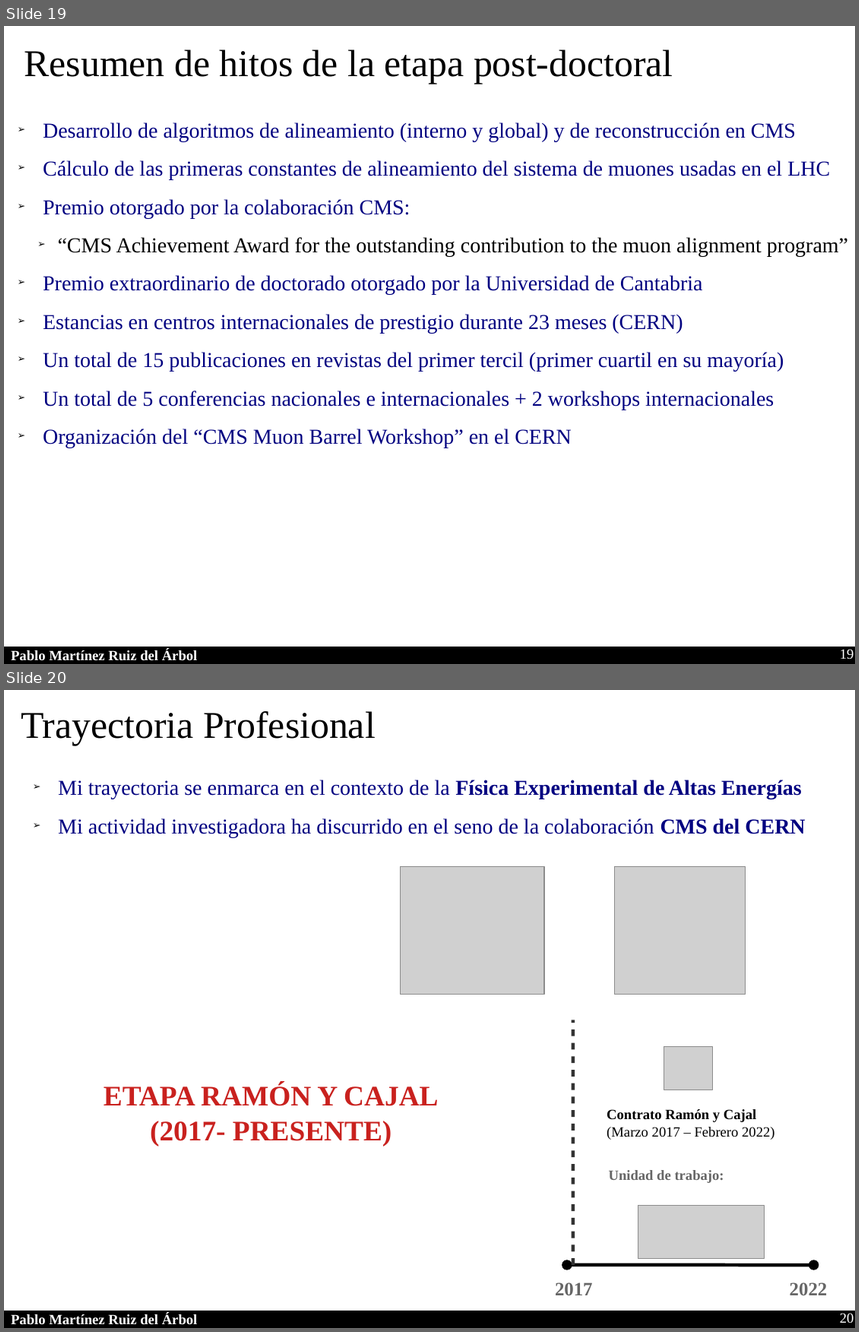
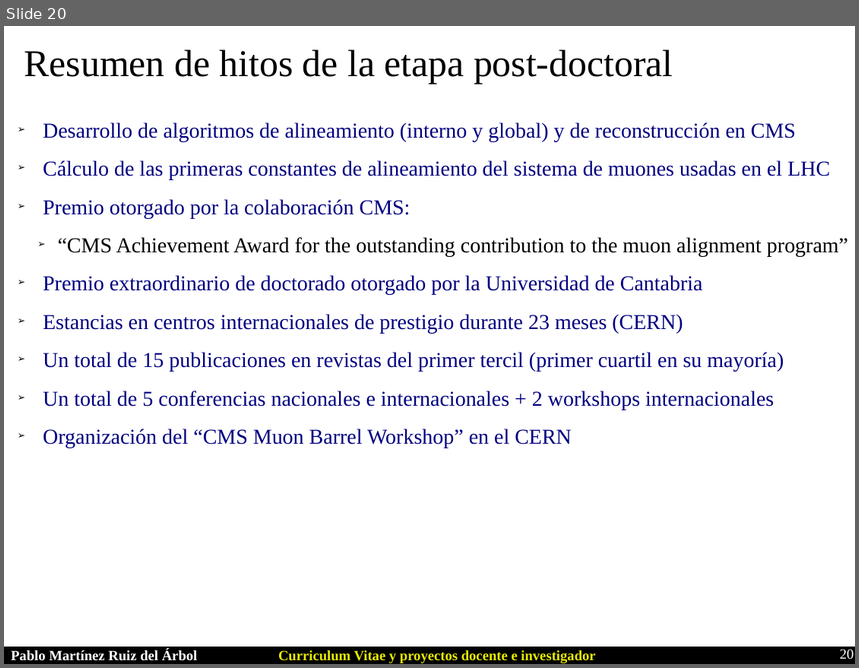
Before and after one commit to parbol/Plaza, a slide deck: Presentacion/Presentacion.odp. Shown one above the other, each under a label of ours: slides 19 and 20 before the commit, slide 20 after it. The pictures are 859x1332 and 859x668 pixels, drawn with LibreOffice and Linux fonts; fonts in the diff are those of the drawing; grey boxes stand for pictures. Boxes give left, top, right and bottom in pixels: in the first picture for what was removed or moved away, otherwise in the second. Text is boxed around its words. In the diff, an @@ line names an element or a change of style, - is before the commit and + after.

```diff
--- a/Presentacion/Presentacion.odp
+++ b/Presentacion/Presentacion.odp
@@ slide 20 removed at [4, 690, 855, 1328], background #FFFFFF; not listed: 2 template elements that a slide beside it also shows @@
@@ text removed at [21, 711, 376, 745] @@
-Trayectoria Profesional
@@ text removed at [58, 780, 805, 837] @@
-➢ Mi trayectoria se enmarca en el contexto de la Física Experimental de Altas Energías
-➢ Mi actividad investigadora ha discurrido en el seno de la colaboración CMS del CERN
@@ picture removed at [400, 867, 544, 995] @@
@@ picture removed at [615, 867, 747, 995] @@
@@ line removed from (573, 1265) to (573, 1021) @@
@@ picture removed at [664, 1046, 712, 1090] @@
@@ text removed at [104, 1084, 438, 1146] @@
-ETAPA RAMÓN Y CAJAL
-(2017- PRESENTE)
@@ text removed at [607, 1110, 775, 1140] @@
-Contrato Ramón y Cajal
-(Marzo 2017 – Febrero 2022)
@@ text removed at [609, 1170, 724, 1183] @@
-Unidad de trabajo:
@@ picture removed at [638, 1206, 764, 1258] @@
@@ double arrow removed from (566, 1265) to (813, 1265) @@
@@ text removed at [555, 1283, 593, 1296] @@
-2017
@@ text removed at [790, 1283, 828, 1296] @@
-2022
@@ page number removed at [840, 1313, 854, 1323] @@
-20
@@ what was slide 19 is now slide 20 @@
@@ slide 20 changed as well @@
@@ text added at [278, 651, 595, 664], 12 pt, text #E6E905, bold @@
+Curriculum Vitae y proyectos docente e investigador
@@ page number at [840, 649, 854, 659]: text changed @@
-19
+20
```
Also in this commit, not shown: 17 other slides changed, 3 slides added, 1 other slide removed.
